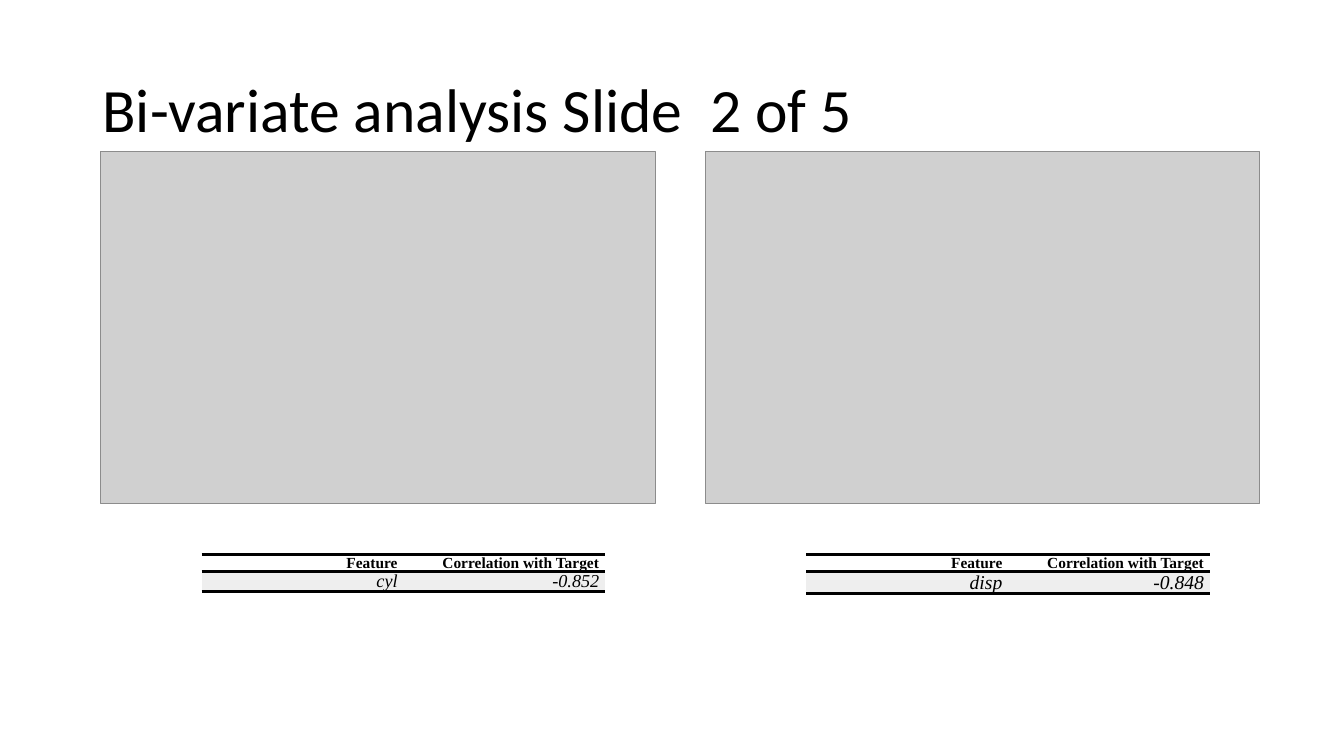
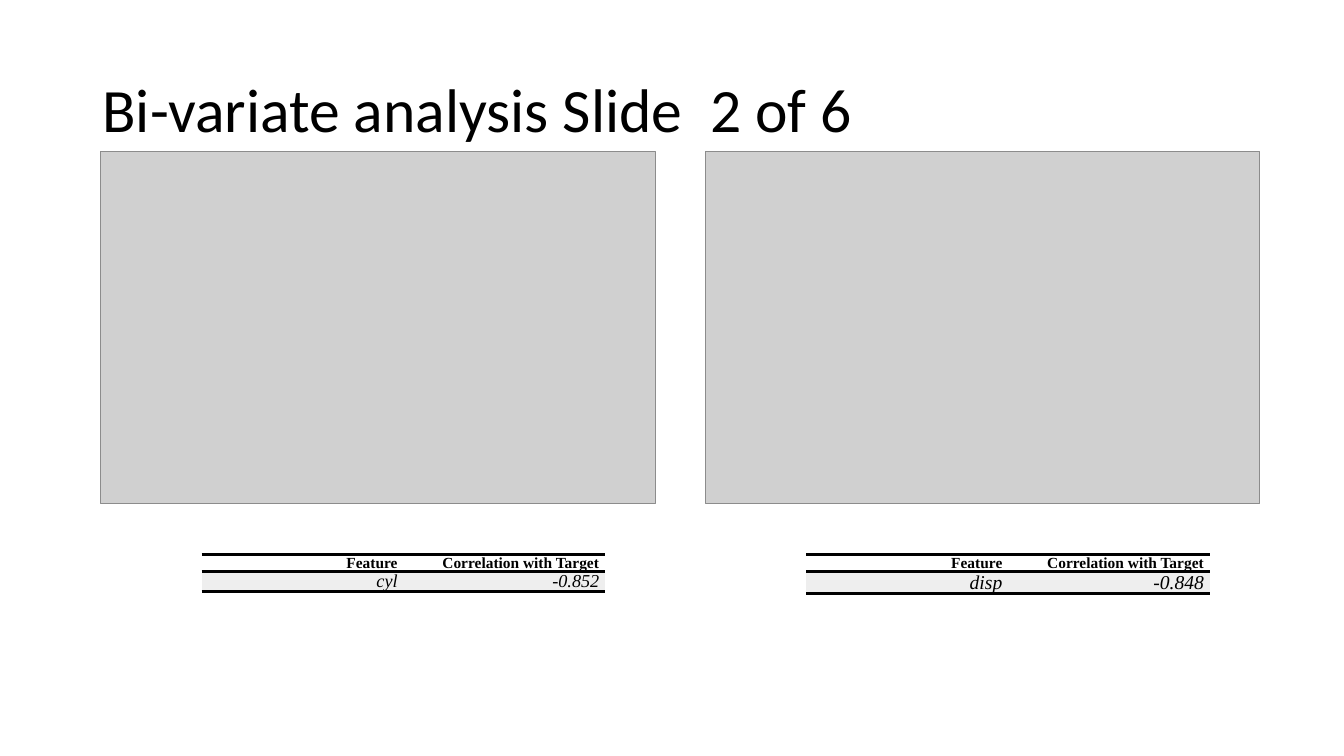
Before and after one commit to chris-billingham/R_code, a slide deck: slide 11 of Shinydashboard/titanic_exp_report.pptx (slide 10 before the commit). Drawn at 1344x756 pixels with LibreOffice and Linux fonts; fonts in the diff are those of the drawing; grey boxes stand for pictures. Boxes give left, top, right and bottom in pixels: in the first picture for what was removed or moved away, otherwise in the second. Text is boxed around its words. In the diff, an @@ line names an element or a change of style, - is before the commit and + after.

```diff
--- a/Shinydashboard/titanic_exp_report.pptx
+++ b/Shinydashboard/titanic_exp_report.pptx
@@ title at [102, 89, 851, 142]: text changed @@
-Bi-variate analysis Slide 2 of 5
+Bi-variate analysis Slide 2 of 6
```
Also in this commit, not shown: 9 other slides changed, 2 slides added, 5 other files.
